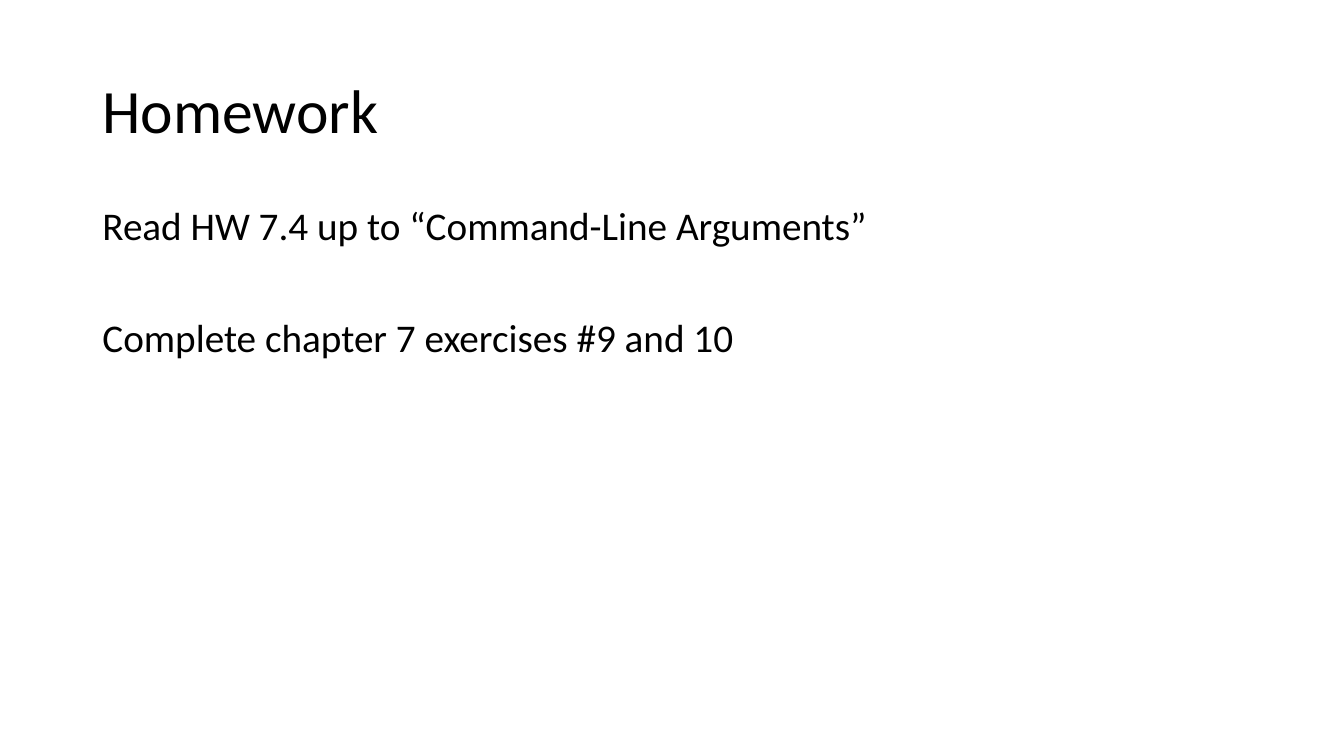
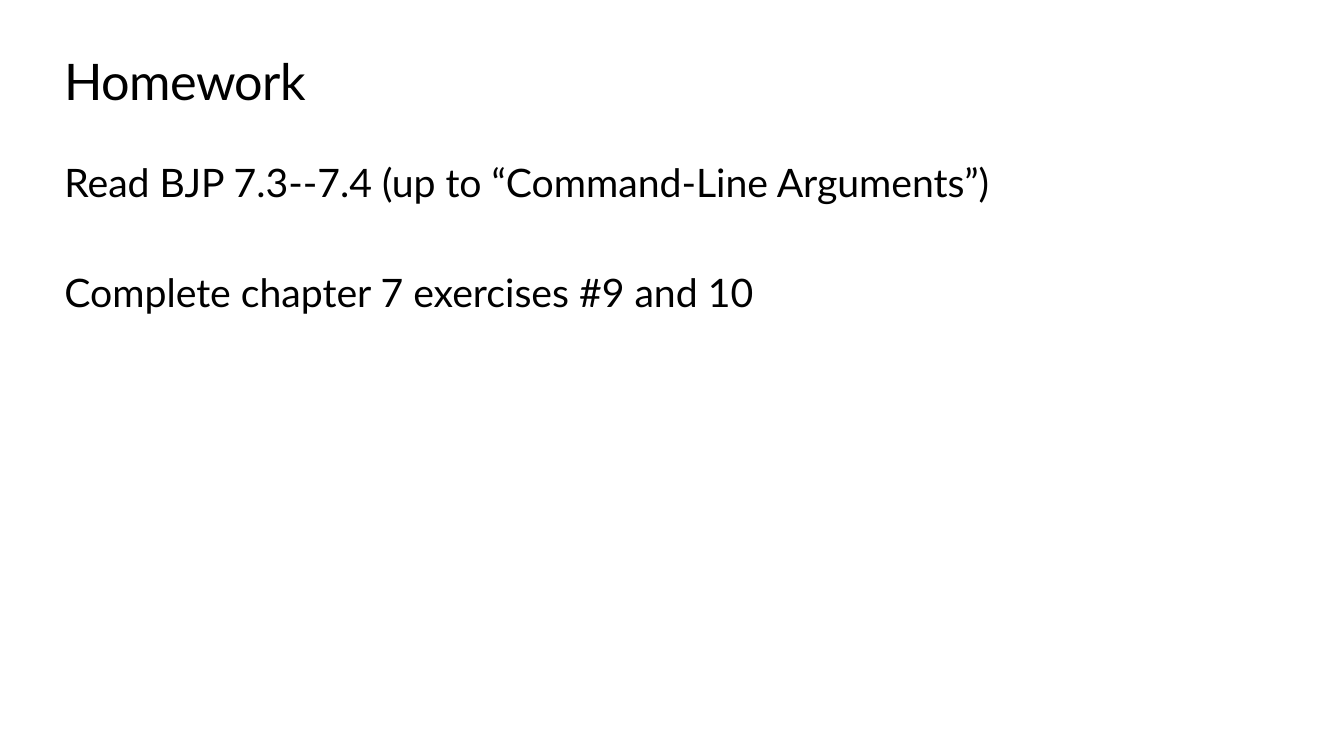
Before and after one commit to TEALSK12/apcsa-public, a slide deck: slide 46 of curriculum/Unit4/Unit4.pptx (slide 43 before the commit). Drawn at 1344x756 pixels with LibreOffice and Linux fonts; fonts in the diff are those of the drawing; background and template pictures are left out. Boxes give left, top, right and bottom in pixels: in the first picture for what was removed or moved away, otherwise in the second. Text is boxed around its words. In the diff, an @@ line names an element or a change of style, - is before the commit and + after.

```diff
--- a/curriculum/Unit4/Unit4.pptx
+++ b/curriculum/Unit4/Unit4.pptx
@@ title "Homework": place and size @@
-title "Homework" at <box>102,90,378,134</box>
+title "Homework" at <box>65,63,306,101</box>
@@ title "Homework" at <box>65,63,306,101</box>: size 44 to 36 pt, font Calibri to Lato, letter spacing 0 to -0.5 pt; line spacing 0.9 to 1; vertical alignment middle to top @@
@@ text at <box>64,166,989,204</box>: text changed; font Calibri to Lato @@
-Read HW 7.4 up to “Command-Line Arguments”
+Read BJP 7.3--7.4 (up to “Command-Line Arguments”)
@@ text "Read BJP 7.3--7.4 (up to ...": place and size @@
-text "Read BJP 7.3--7.4 (up to ..." at <box>102,212,867,359</box>
+text "Read BJP 7.3--7.4 (up to ..." at <box>64,166,989,314</box>
@@ text at <box>64,278,753,314</box>: font Calibri to Lato in "Complete chapter 7 exercises #9 and 10"; line spacing 0.9 to 1; less space between paragraphs @@
```
Also in this commit, not shown: 63 other slides changed, 19 slides added, 15 slides removed.
